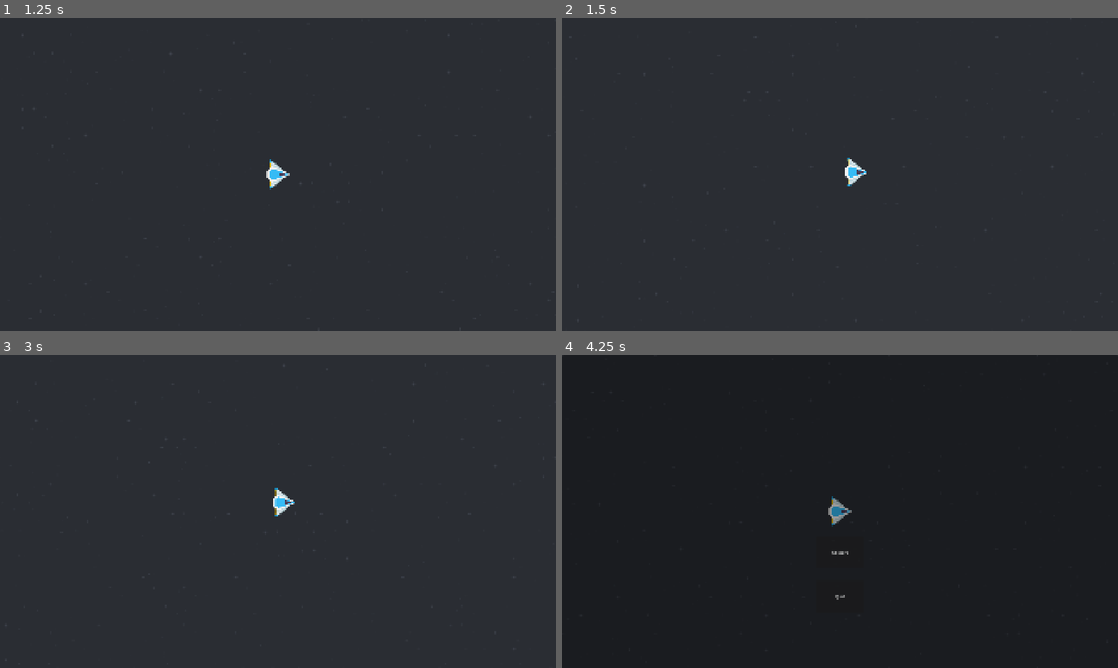
Above: before the commit, frames 1-4 (two rows, left to right).
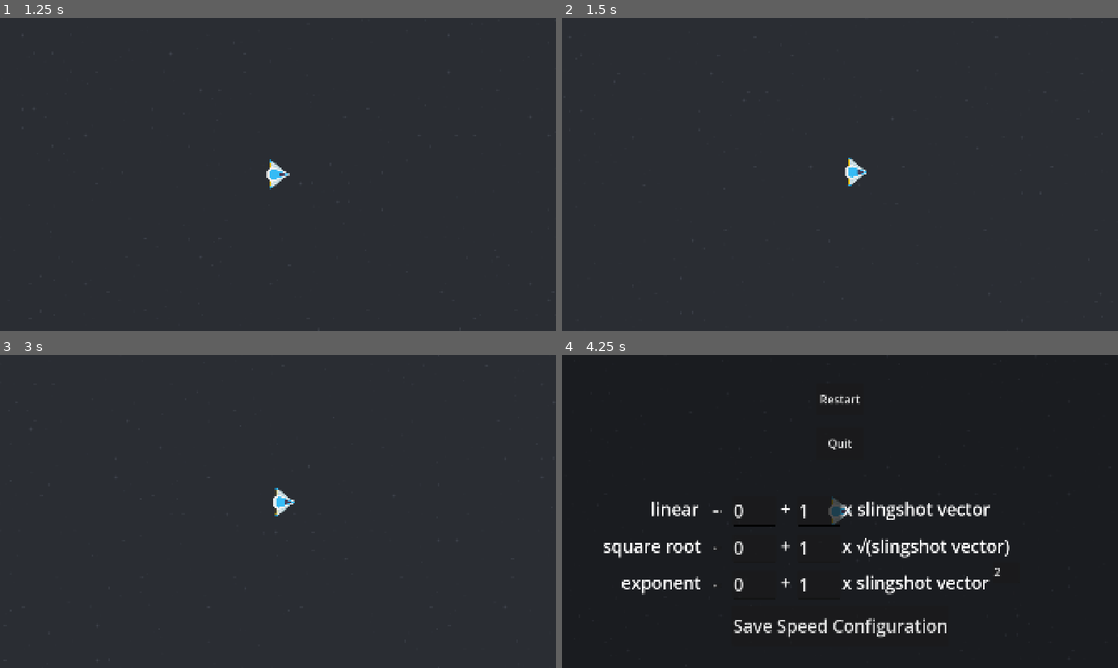
Above: after the commit, the same moments.

Repository: two-sticks-and-a-rock/space-arcade
Game: Godot game, scene res://scenes/main.tscn
Same seed, same stepped clock (60 frames per second), same inputs: the game is played once before the commit and once after it.
Inputs (mouse positions are in pixels of both pictures, inside the frame that each line leads up to):
- Up to frame 1 (1.25 s): tap Enter at 0.5 s; move the mouse to (400, 158) at 0.52 s; press the mouse at (400, 158) at 0.53 s
- Up to frame 2 (1.5 s): tap Space at 1.25 s; move the mouse to (728, 190) at 1.27 s; release the mouse at (728, 190) at 1.28 s; click (728, 190) at 1.35 s
- Up to frame 3 (3 s): move the mouse to (333, 442) at 2.02 s; press the mouse at (333, 442) at 2.03 s; tap Enter at 2.75 s; move the mouse to (250, 574) at 2.77 s; release the mouse at (250, 574) at 2.78 s; click (250, 574) at 2.85 s
- Up to frame 4 (4.25 s): move the mouse to (1006, 558) at 3.52 s; press the mouse at (1006, 558) at 3.53 s; tap Escape (pause) at 4.15 s

Frame 1 is identical in both runs. In frame 2, less than 0.1% of the frame differs, in the area x 50-55%, y 44-54%; in frame 3, less than 0.1%; in frame 4, 4.3%, in the area x 7-81%, y 12-91%.

Commit message:
configurable speed

Diff:
--- a/project.godot
+++ b/project.godot
@@ -14,6 +14,10 @@
 run/main_scene="uid://be6oad5gocvyr"
 config/features=PackedStringArray("4.7", "GL Compatibility")
 config/icon="res://icon.svg"
+
+[autoload]
+
+SpeedCalc="*uid://cfxyraw2i0cot"
 
 [display]
 
--- a/scenes/menu.gd
+++ b/scenes/menu.gd
@@ -1,11 +1,37 @@
 extends CanvasLayer
 
+@onready var speed_debug = $speed_debug as CanvasLayer
+@onready var linear_checkbutton = $speed_debug/linear_checkbox as CheckButton
+@onready var linear_base = $speed_debug/linear_checkbox/linear_base as TextEdit
+@onready var linear_mult = $speed_debug/linear_checkbox/linear_multiplier as TextEdit
+
+@onready var sqrt_checkbutton = $speed_debug/sqrt_checkbox as CheckButton
+@onready var sqrt_base = $speed_debug/sqrt_checkbox/sqrt_base as TextEdit
+@onready var sqrt_mult = $speed_debug/sqrt_checkbox/sqrt_multiplier as TextEdit
+
+@onready var pow_checkbutton = $speed_debug/pow_checkbox as CheckButton
+@onready var pow_base = $speed_debug/pow_checkbox/pow_base as TextEdit
+@onready var pow_mult = $speed_debug/pow_checkbox/pow_multiplier as TextEdit
+@onready var pow_power = $speed_debug/pow_checkbox/pow_power as TextEdit
+
 func _ready():
-	pass # Replace with function body.
+	speed_debug.visible = visible
+	linear_base.text = str(SpeedCalc.linear_base_speed)
+	linear_mult.text = str(SpeedCalc.linear_speed_multiplier)
+
+	sqrt_base.text = str(SpeedCalc.sqrt_base_speed)
+	sqrt_mult.text = str(SpeedCalc.sqrt_speed_multiplier)
+
+	pow_base.text = str(SpeedCalc.pow_base_speed)
+	pow_power.text = str(SpeedCalc.pow_power)
+	pow_mult.text = str(SpeedCalc.pow_speed_multiplier)
+
+	linear_checkbutton.button_pressed = true
 
 func _input(_event: InputEvent) -> void:
 	if Input.is_action_pressed("pause"):
 		visible = !visible
+		speed_debug.visible = visible
 		get_tree().paused = !get_tree().paused
 
 func _on_quit_pressed():
@@ -13,3 +39,25 @@
 
 func _on_restart_pressed():
 	get_tree().reload_current_scene()
+
+func fallback_to_default(textedit: TextEdit, default: int):
+	if (textedit.text.is_valid_int()):
+		return textedit.text.to_int()
+	else:
+		linear_base.text = str(default)
+		return default
+
+func _on_save():
+	if (linear_checkbutton.button_pressed):
+		SpeedCalc.speed_calc = SpeedCalc.speed_calc_options.LINEAR
+		SpeedCalc.linear_base_speed = fallback_to_default(linear_base, SpeedCalc.DEFAULTS.get("linear_base_speed"))
+		SpeedCalc.linear_speed_multiplier = fallback_to_default(linear_mult, SpeedCalc.DEFAULTS.get("linear_speed_multiplier"))
+	if (sqrt_checkbutton.button_pressed):
+		SpeedCalc.speed_calc = SpeedCalc.speed_calc_options.SQRT
+		SpeedCalc.sqrt_base_speed = fallback_to_default(sqrt_base, SpeedCalc.DEFAULTS.get("sqrt_base_speed"))
+		SpeedCalc.sqrt_speed_multiplier = fallback_to_default(sqrt_mult, SpeedCalc.DEFAULTS.get("sqrt_speed_multiplier"))
+	if (pow_checkbutton.button_pressed):
+		SpeedCalc.speed_calc = SpeedCalc.speed_calc_options.POW
+		SpeedCalc.pow_base_speed = fallback_to_default(pow_base, SpeedCalc.DEFAULTS.get("pow_base_speed"))
+		SpeedCalc.pow_speed_multiplier = fallback_to_default(pow_mult,  SpeedCalc.DEFAULTS.get("pow_speed_multiplier"))
+		SpeedCalc.pow_power = fallback_to_default(pow_power, SpeedCalc.DEFAULTS.get("pow_power"))
--- a/scenes/menu.tscn
+++ b/scenes/menu.tscn
@@ -1,6 +1,8 @@
 [gd_scene format=3 uid="uid://d2n8xy8ehp0ps"]
 
 [ext_resource type="Script" uid="uid://d2tt0u6ddlowp" path="res://scenes/menu.gd" id="1_yqeox"]
+
+[sub_resource type="ButtonGroup" id="ButtonGroup_lc2g2"]
 
 [node name="Menu" type="CanvasLayer" unique_id=1623096271]
 process_mode = 3
@@ -18,11 +20,12 @@
 anchor_right = 0.5
 anchor_bottom = 0.5
 offset_left = -81.0
-offset_top = 86.0
+offset_top = -442.0
 offset_right = 81.0
-offset_bottom = 196.0
-grow_horizontal = 2
-grow_vertical = 2
+offset_bottom = -332.0
+grow_horizontal = 2
+grow_vertical = 2
+theme_override_font_sizes/font_size = 40
 text = "Restart"
 
 [node name="quit" type="Button" parent="." unique_id=1931921609]
@@ -32,12 +35,330 @@
 anchor_right = 0.5
 anchor_bottom = 0.5
 offset_left = -81.0
-offset_top = 238.0
+offset_top = -290.0
 offset_right = 81.0
-offset_bottom = 348.0
-grow_horizontal = 2
-grow_vertical = 2
+offset_bottom = -180.0
+grow_horizontal = 2
+grow_vertical = 2
+theme_override_font_sizes/font_size = 40
 text = "Quit"
+
+[node name="speed_debug" type="CanvasLayer" parent="." unique_id=542592472]
+
+[node name="linear_checkbox" type="CheckButton" parent="speed_debug" unique_id=1925092429]
+anchors_preset = 8
+anchor_left = 0.5
+anchor_top = 0.5
+anchor_right = 0.5
+anchor_bottom = 0.5
+offset_left = -446.0
+offset_top = -12.0
+offset_right = -402.0
+offset_bottom = 12.0
+grow_horizontal = 2
+grow_vertical = 2
+button_group = SubResource("ButtonGroup_lc2g2")
+
+[node name="linear_label" type="Label" parent="speed_debug/linear_checkbox" unique_id=538525493]
+layout_mode = 1
+anchors_preset = 8
+anchor_left = 0.5
+anchor_top = 0.5
+anchor_right = 0.5
+anchor_bottom = 0.5
+offset_left = -230.0
+offset_top = -50.0
+offset_right = -32.0
+offset_bottom = 50.0
+grow_horizontal = 2
+grow_vertical = 2
+theme_override_font_sizes/font_size = 60
+text = "linear"
+
+[node name="linear_base" type="TextEdit" parent="speed_debug/linear_checkbox" unique_id=1415047316]
+layout_mode = 1
+anchors_preset = 8
+anchor_left = 0.5
+anchor_top = 0.5
+anchor_right = 0.5
+anchor_bottom = 0.5
+offset_left = 53.0
+offset_top = -50.0
+offset_right = 203.0
+offset_bottom = 50.0
+grow_horizontal = 2
+grow_vertical = 2
+theme_override_font_sizes/font_size = 60
+placeholder_text = "Base Speed"
+
+[node name="linear_+" type="Label" parent="speed_debug/linear_checkbox" unique_id=207833444]
+layout_mode = 1
+anchors_preset = 8
+anchor_left = 0.5
+anchor_top = 0.5
+anchor_right = 0.5
+anchor_bottom = 0.5
+offset_left = 218.0
+offset_top = -50.0
+offset_right = 253.0
+offset_bottom = 50.0
+grow_horizontal = 2
+grow_vertical = 2
+theme_override_font_sizes/font_size = 60
+text = "+"
+
+[node name="linear_multiplier" type="TextEdit" parent="speed_debug/linear_checkbox" unique_id=730359897]
+layout_mode = 1
+anchors_preset = 8
+anchor_left = 0.5
+anchor_top = 0.5
+anchor_right = 0.5
+anchor_bottom = 0.5
+offset_left = 277.0
+offset_top = -50.0
+offset_right = 427.0
+offset_bottom = 50.0
+grow_horizontal = 2
+grow_vertical = 2
+theme_override_font_sizes/font_size = 60
+placeholder_text = "Multiplier"
+
+[node name="linear_x" type="Label" parent="speed_debug/linear_checkbox" unique_id=712201907]
+layout_mode = 1
+anchors_preset = 8
+anchor_left = 0.5
+anchor_top = 0.5
+anchor_right = 0.5
+anchor_bottom = 0.5
+offset_left = 434.0
+offset_top = -50.0
+offset_right = 1006.0
+offset_bottom = 50.0
+grow_horizontal = 2
+grow_vertical = 2
+theme_override_font_sizes/font_size = 60
+text = "x slingshot vector"
+
+[node name="sqrt_checkbox" type="CheckButton" parent="speed_debug" unique_id=565662433]
+anchors_preset = 8
+anchor_left = 0.5
+anchor_top = 0.5
+anchor_right = 0.5
+anchor_bottom = 0.5
+offset_left = -446.0
+offset_top = 116.0
+offset_right = -402.0
+offset_bottom = 140.0
+grow_horizontal = 2
+grow_vertical = 2
+button_group = SubResource("ButtonGroup_lc2g2")
+
+[node name="sqrt_label" type="Label" parent="speed_debug/sqrt_checkbox" unique_id=884991480]
+layout_mode = 1
+anchors_preset = 8
+anchor_left = 0.5
+anchor_top = 0.5
+anchor_right = 0.5
+anchor_bottom = 0.5
+offset_left = -394.0
+offset_top = -50.0
+offset_right = -38.0
+offset_bottom = 50.0
+grow_horizontal = 2
+grow_vertical = 2
+theme_override_font_sizes/font_size = 60
+text = "square root"
+
+[node name="sqrt_base" type="TextEdit" parent="speed_debug/sqrt_checkbox" unique_id=1767692077]
+layout_mode = 1
+anchors_preset = 8
+anchor_left = 0.5
+anchor_top = 0.5
+anchor_right = 0.5
+anchor_bottom = 0.5
+offset_left = 53.0
+offset_top = -50.0
+offset_right = 203.0
+offset_bottom = 50.0
+grow_horizontal = 2
+grow_vertical = 2
+theme_override_font_sizes/font_size = 60
+placeholder_text = "Base Speed"
+
+[node name="sqrt_+" type="Label" parent="speed_debug/sqrt_checkbox" unique_id=2086454182]
+layout_mode = 1
+anchors_preset = 8
+anchor_left = 0.5
+anchor_top = 0.5
+anchor_right = 0.5
+anchor_bottom = 0.5
+offset_left = 218.0
+offset_top = -50.0
+offset_right = 253.0
+offset_bottom = 50.0
+grow_horizontal = 2
+grow_vertical = 2
+theme_override_font_sizes/font_size = 60
+text = "+"
+
+[node name="sqrt_multiplier" type="TextEdit" parent="speed_debug/sqrt_checkbox" unique_id=1525455857]
+layout_mode = 1
+anchors_preset = 8
+anchor_left = 0.5
+anchor_top = 0.5
+anchor_right = 0.5
+anchor_bottom = 0.5
+offset_left = 277.0
+offset_top = -50.0
+offset_right = 427.0
+offset_bottom = 50.0
+grow_horizontal = 2
+grow_vertical = 2
+theme_override_font_sizes/font_size = 60
+placeholder_text = "Multiplier"
+
+[node name="sqrt_x" type="Label" parent="speed_debug/sqrt_checkbox" unique_id=1944353099]
+layout_mode = 1
+anchors_preset = 8
+anchor_left = 0.5
+anchor_top = 0.5
+anchor_right = 0.5
+anchor_bottom = 0.5
+offset_left = 430.5
+offset_top = -50.0
+offset_right = 1009.5
+offset_bottom = 50.0
+grow_horizontal = 2
+grow_vertical = 2
+theme_override_font_sizes/font_size = 60
+text = "x √(slingshot vector)"
+
+[node name="pow_checkbox" type="CheckButton" parent="speed_debug" unique_id=1725564679]
+anchors_preset = 8
+anchor_left = 0.5
+anchor_top = 0.5
+anchor_right = 0.5
+anchor_bottom = 0.5
+offset_left = -446.0
+offset_top = 244.0
+offset_right = -402.0
+offset_bottom = 268.0
+grow_horizontal = 2
+grow_vertical = 2
+button_group = SubResource("ButtonGroup_lc2g2")
+
+[node name="pow_label" type="Label" parent="speed_debug/pow_checkbox" unique_id=81118455]
+layout_mode = 1
+anchors_preset = 8
+anchor_left = 0.5
+anchor_top = 0.5
+anchor_right = 0.5
+anchor_bottom = 0.5
+offset_left = -332.0
+offset_top = -52.0
+offset_right = -26.0
+offset_bottom = 48.0
+grow_horizontal = 2
+grow_vertical = 2
+theme_override_font_sizes/font_size = 60
+text = "exponent"
+
+[node name="pow_base" type="TextEdit" parent="speed_debug/pow_checkbox" unique_id=779894713]
+layout_mode = 1
+anchors_preset = 8
+anchor_left = 0.5
+anchor_top = 0.5
+anchor_right = 0.5
+anchor_bottom = 0.5
+offset_left = 53.0
+offset_top = -52.0
+offset_right = 203.0
+offset_bottom = 48.0
+grow_horizontal = 2
+grow_vertical = 2
+theme_override_font_sizes/font_size = 60
+placeholder_text = "Base Speed"
+
+[node name="pow_+" type="Label" parent="speed_debug/pow_checkbox" unique_id=1689952927]
+layout_mode = 1
+anchors_preset = 8
+anchor_left = 0.5
+anchor_top = 0.5
+anchor_right = 0.5
+anchor_bottom = 0.5
+offset_left = 218.0
+offset_top = -52.0
+offset_right = 253.0
+offset_bottom = 48.0
+grow_horizontal = 2
+grow_vertical = 2
+theme_override_font_sizes/font_size = 60
+text = "+"
+
+[node name="pow_multiplier" type="TextEdit" parent="speed_debug/pow_checkbox" unique_id=943600722]
+layout_mode = 1
+anchors_preset = 8
+anchor_left = 0.5
+anchor_top = 0.5
+anchor_right = 0.5
+anchor_bottom = 0.5
+offset_left = 277.0
+offset_top = -52.0
+offset_right = 427.0
+offset_bottom = 48.0
+grow_horizontal = 2
+grow_vertical = 2
+theme_override_font_sizes/font_size = 60
+placeholder_text = "Multiplier"
+
+[node name="pow_x" type="Label" parent="speed_debug/pow_checkbox" unique_id=1340523394]
+layout_mode = 1
+anchors_preset = 8
+anchor_left = 0.5
+anchor_top = 0.5
+anchor_right = 0.5
+anchor_bottom = 0.5
+offset_left = 430.5
+offset_top = -52.0
+offset_right = 959.0
+offset_bottom = 48.0
+grow_horizontal = 2
+grow_vertical = 2
+theme_override_font_sizes/font_size = 60
+text = "x slingshot vector"
+
+[node name="pow_power" type="TextEdit" parent="speed_debug/pow_checkbox" unique_id=198488456]
+layout_mode = 1
+anchors_preset = 8
+anchor_left = 0.5
+anchor_top = 0.5
+anchor_right = 0.5
+anchor_bottom = 0.5
+offset_left = 951.0
+offset_top = -81.0
+offset_right = 1043.0
+offset_bottom = -8.0
+grow_horizontal = 2
+grow_vertical = 2
+theme_override_font_sizes/font_size = 40
+placeholder_text = "Power"
+
+[node name="settings_save" type="Button" parent="speed_debug" unique_id=909047689]
+anchors_preset = 7
+anchor_left = 0.5
+anchor_top = 1.0
+anchor_right = 0.5
+anchor_bottom = 1.0
+offset_left = -372.5
+offset_top = -215.0
+offset_right = 375.5
+offset_bottom = -76.0
+grow_horizontal = 2
+grow_vertical = 0
+theme_override_font_sizes/font_size = 60
+text = "Save Speed Configuration"
 
 [connection signal="pressed" from="restart" to="." method="_on_restart_pressed"]
 [connection signal="pressed" from="quit" to="." method="_on_quit_pressed"]
+[connection signal="toggled" from="speed_debug/linear_checkbox" to="." method="_on_speed_calc_toggled"]
+[connection signal="pressed" from="speed_debug/settings_save" to="." method="_on_save"]
--- a/scenes/player/player.gd
+++ b/scenes/player/player.gd
@@ -3,10 +3,10 @@
 signal hit
 
 var direction = Vector2.ZERO
-var velocity = 0
+var slingshot_velocity: Vector2
 
 func _physics_process(_delta):
-	linear_velocity = direction * velocity
+	linear_velocity = slingshot_velocity
 	direction = lerp(direction, Vector2.ZERO, 0.01)
 
 func _on_body_entered(_body):
--- a/scenes/player/slingshot.gd
+++ b/scenes/player/slingshot.gd
@@ -6,8 +6,19 @@
 var end_vector := Vector2.ZERO
 
 func handle_speed(slingshot_vector: Vector2):
-		player.direction = slingshot_vector.normalized()
-		player.velocity = slingshot_vector.length()
+	player.direction = slingshot_vector.normalized()
+	var velocity = slingshot_vector.length()
+	var slingshot_velocity = velocity
+	match SpeedCalc.speed_calc:
+		SpeedCalc.speed_calc_options.LINEAR:
+			player.slingshot_velocity = player.direction * (SpeedCalc.linear_base_speed + velocity * SpeedCalc.linear_speed_multiplier)
+			return
+		SpeedCalc.speed_calc_options.SQRT:
+			player.slingshot_velocity = player.direction * (SpeedCalc.sqrt_base_speed + sqrt(velocity) * SpeedCalc.sqrt_speed_multiplier)
+			return
+		SpeedCalc.speed_calc_options.POW:
+			player.slingshot_velocity = player.direction * (SpeedCalc.pow_base_speed + pow(velocity, SpeedCalc.pow_power) * SpeedCalc.pow_speed_multiplier)
+			return
 
 func _input(_event: InputEvent) -> void:
 	if Input.is_action_just_pressed("click"):
--- /dev/null
+++ b/speed_calc.gd
@@ -0,0 +1,33 @@
+extends Node
+
+enum speed_calc_options {
+	LINEAR,
+	SQRT,
+	POW
+}
+
+var DEFAULTS = {
+	"speed_calc": speed_calc_options.LINEAR,
+
+	"linear_base_speed": 0,
+	"linear_speed_multiplier": 1,
+
+	"sqrt_base_speed": 0,
+	"sqrt_speed_multiplier": 1,
+
+	"pow_base_speed": 0,
+	"pow_power": 2,
+	"pow_speed_multiplier": 1,
+}
+
+var speed_calc = DEFAULTS.get("speed_calc")
+
+var linear_base_speed = DEFAULTS.get("linear_base_speed")
+var linear_speed_multiplier = DEFAULTS.get("linear_speed_multiplier")
+
+var sqrt_base_speed = DEFAULTS.get("sqrt_base_speed")
+var sqrt_speed_multiplier = DEFAULTS.get("sqrt_speed_multiplier")
+
+var pow_base_speed = DEFAULTS.get("pow_base_speed")
+var pow_power = DEFAULTS.get("pow_power")
+var pow_speed_multiplier = DEFAULTS.get("pow_speed_multiplier")
Not shown, added: speed_calc.gd.uid
